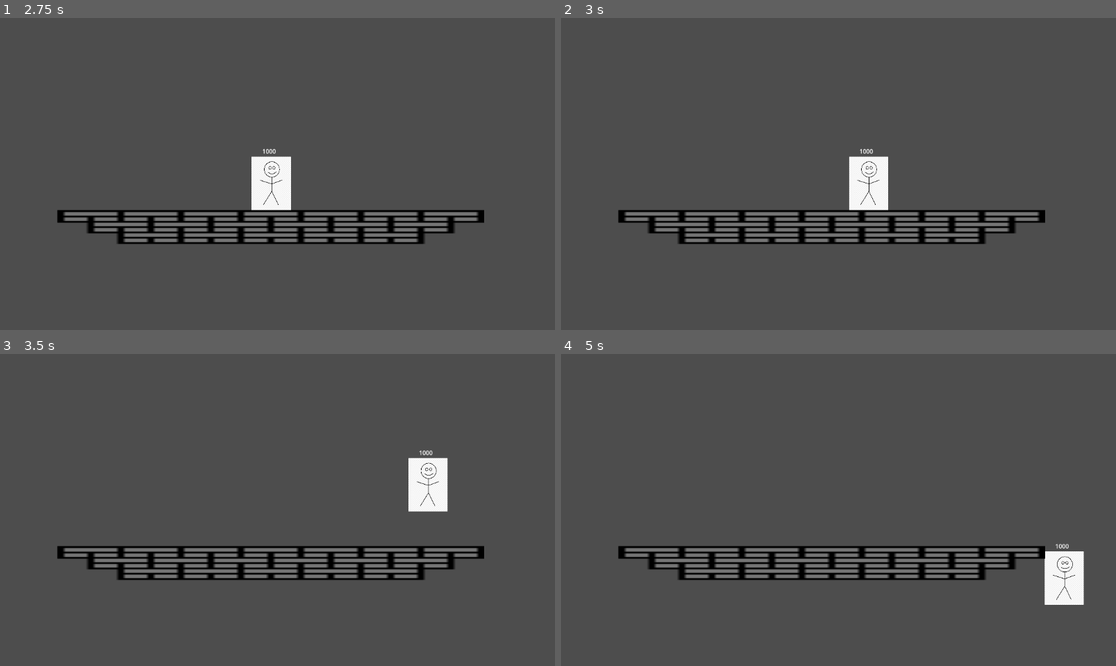
Above: before the commit, frames 1-4 (two rows, left to right).
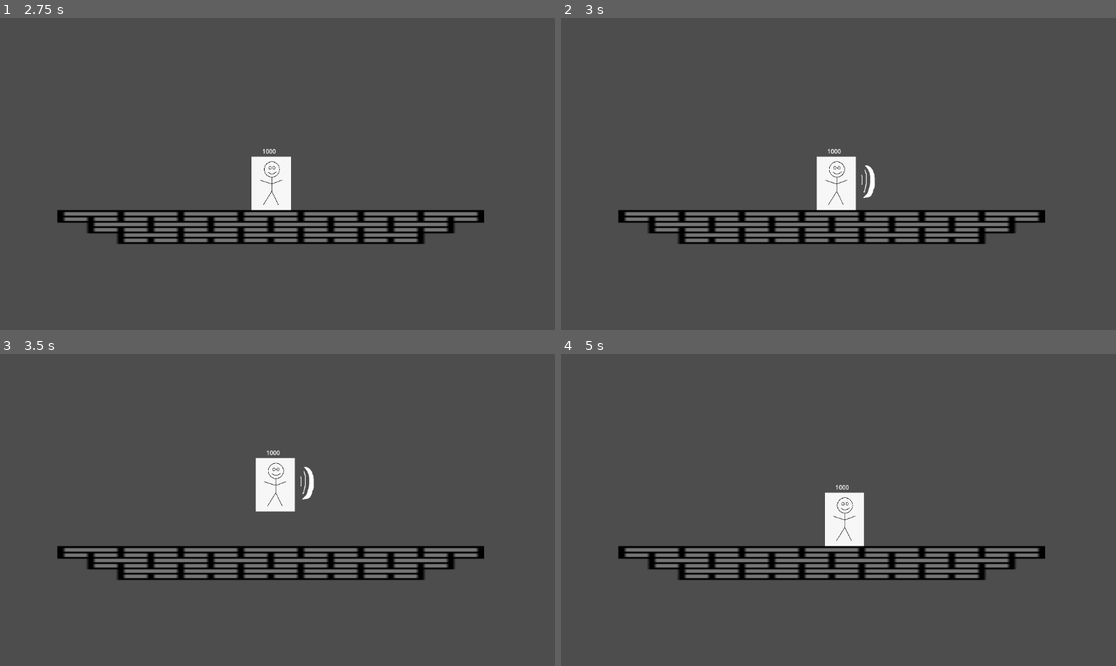
Above: after the commit, the same moments.

Repository: Iemonaide/fightinggame
Game: Godot game, scene res://scenes/game.tscn
Same seed, same stepped clock (60 frames per second), same inputs: the game is played once before the commit and once after it.
Inputs (mouse positions are in pixels of both pictures, inside the frame that each line leads up to):
- Up to frame 1 (2.75 s): move the mouse to (399, 158) at 0.52 s; press the mouse at (399, 158) at 0.53 s; hold D (right) 0.53-2.03 s; tap Space (jump) at 0.77, 1.52 s; move the mouse to (166, 189) at 1.27 s; release the mouse at (166, 189) at 1.28 s; click (166, 189) at 1.35 s; move the mouse to (333, 105) at 2.02 s; press the mouse at (333, 105) at 2.03 s; hold A (left) from 2.03 s (still down)
- Up to frame 2 (3 s): move the mouse to (810, 236) at 2.77 s; release A (left) at 2.78 s; release the mouse at (810, 236) at 2.78 s; hold D (right) from 2.78 s (still down); click (810, 236) at 2.85 s
- Up to frame 3 (3.5 s): keep holding D (right); tap Space (jump) at 3.02 s
- Up to frame 4 (5 s): move the mouse to (1005, 556) at 3.52 s; press the mouse at (1005, 556) at 3.53 s; tap Space (jump) at 3.77, 4.52 s; move the mouse to (672, 463) at 4.27 s; release D (right) at 4.28 s; release the mouse at (672, 463) at 4.28 s; hold A (left) from 4.28 s (still down); click (672, 463) at 4.35 s

Frame 1 is identical in both runs. In frame 2, 2.0% of the frame differs, in the area x 46-59%, y 41-62%; in frame 3, 2.6%, in the area x 46-81%, y 30-51%; in frame 4, 2.5%.

Commit message:
killing myself

Diff:
--- a/fightinggame/scenes/character_body_2d.gd
+++ b/fightinggame/scenes/character_body_2d.gd
@@ -13,6 +13,8 @@
 	# resets gravity when you touch floor
 	if is_on_floor():
 		gravity = 980
+
+
 
 	# Handle horizontal movement
 	var input_direction = Input.get_vector("left", "right", "up", "down")
@@ -31,9 +33,12 @@
 	if !is_on_floor() and Input.is_action_just_pressed("down"):
 		velocity.y = 500
 
-
 	#motion inputs gun head help me help me help me
 	#I am not doing this shit now
+	if is_on_floor() and Input.is_action_pressed("right") and Input.is_action_pressed("lightattack"):
+		velocity.x = 0
+		$AnimationPlayer.play("tempslash")
+
 
 	# Move and slide
 	move_and_slide()
--- a/fightinggame/scenes/character_body_2d.tscn
+++ b/fightinggame/scenes/character_body_2d.tscn
@@ -1,11 +1,76 @@
-[gd_scene load_steps=5 format=3 uid="uid://dh72t1hp32wo7"]
+[gd_scene load_steps=10 format=3 uid="uid://dh72t1hp32wo7"]
 
 [ext_resource type="Script" uid="uid://cpnbqt0wc0h40" path="res://scenes/character_body_2d.gd" id="1_g2brh"]
 [ext_resource type="Texture2D" uid="uid://cv410md4u5sco" path="res://assets/tempguy.jpg" id="1_lj8jo"]
 [ext_resource type="Script" uid="uid://c5agkmuhf1fn8" path="res://scenes/label.gd" id="3_dn4c7"]
+[ext_resource type="Texture2D" uid="uid://c48cedcjb6khm" path="res://assets/tempslash.png" id="4_4vejd"]
 
 [sub_resource type="RectangleShape2D" id="RectangleShape2D_lj8jo"]
 size = Vector2(105, 144)
+
+[sub_resource type="Animation" id="Animation_4vejd"]
+resource_name = "tempslash"
+step = 0.0166667
+tracks/0/type = "value"
+tracks/0/imported = false
+tracks/0/enabled = true
+tracks/0/path = NodePath("tempslash:visible")
+tracks/0/interp = 1
+tracks/0/loop_wrap = true
+tracks/0/keys = {
+"times": PackedFloat32Array(0.116667, 0.75),
+"transitions": PackedFloat32Array(1, 1),
+"update": 1,
+"values": [true, false]
+}
+tracks/1/type = "value"
+tracks/1/imported = false
+tracks/1/enabled = true
+tracks/1/path = NodePath(".:speed")
+tracks/1/interp = 1
+tracks/1/loop_wrap = true
+tracks/1/keys = {
+"times": PackedFloat32Array(0.0333333, 0.683333),
+"transitions": PackedFloat32Array(1, 1),
+"update": 1,
+"values": [0, 650]
+}
+
+[sub_resource type="Animation" id="Animation_ws0vm"]
+length = 0.001
+tracks/0/type = "value"
+tracks/0/imported = false
+tracks/0/enabled = true
+tracks/0/path = NodePath("tempslash:visible")
+tracks/0/interp = 1
+tracks/0/loop_wrap = true
+tracks/0/keys = {
+"times": PackedFloat32Array(0),
+"transitions": PackedFloat32Array(1),
+"update": 1,
+"values": [false]
+}
+tracks/1/type = "value"
+tracks/1/imported = false
+tracks/1/enabled = true
+tracks/1/path = NodePath(".:speed")
+tracks/1/interp = 1
+tracks/1/loop_wrap = true
+tracks/1/keys = {
+"times": PackedFloat32Array(0),
+"transitions": PackedFloat32Array(1),
+"update": 1,
+"values": [650]
+}
+
+[sub_resource type="AnimationLibrary" id="AnimationLibrary_rhr3r"]
+_data = {
+&"RESET": SubResource("Animation_ws0vm"),
+&"tempslash": SubResource("Animation_4vejd")
+}
+
+[sub_resource type="RectangleShape2D" id="RectangleShape2D_4vejd"]
+size = Vector2(36, 94)
 
 [node name="temporaryfella" type="CharacterBody2D"]
 script = ExtResource("1_g2brh")
@@ -25,3 +90,19 @@
 offset_right = 78.0
 offset_bottom = 1.0
 script = ExtResource("3_dn4c7")
+
+[node name="AnimationPlayer" type="AnimationPlayer" parent="."]
+libraries = {
+&"": SubResource("AnimationLibrary_rhr3r")
+}
+
+[node name="tempslash" type="Sprite2D" parent="."]
+visible = false
+position = Vector2(125, 77)
+rotation = 1.5708
+texture = ExtResource("4_4vejd")
+
+[node name="tempslashbox" type="CollisionShape2D" parent="."]
+visible = false
+position = Vector2(149, 70)
+shape = SubResource("RectangleShape2D_4vejd")
